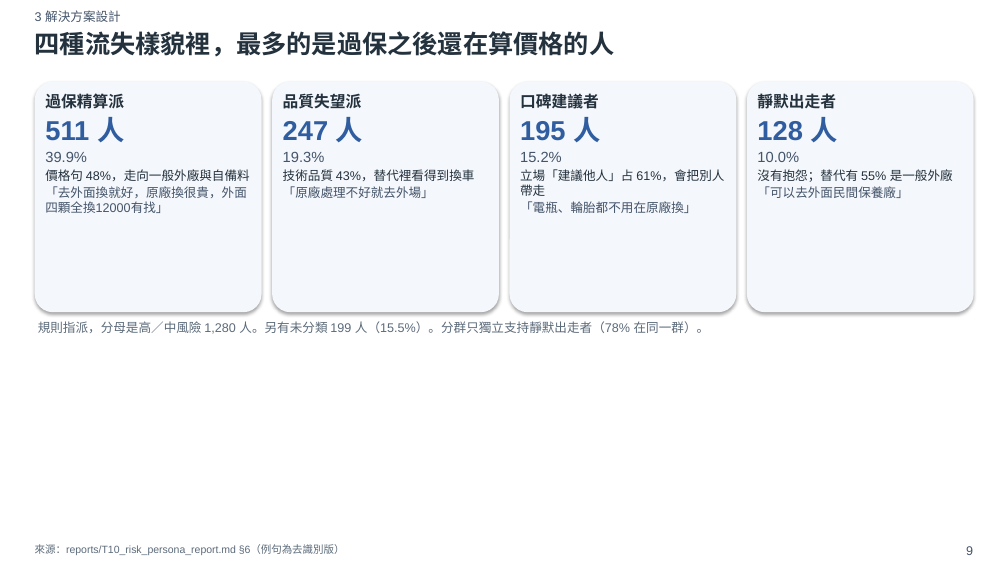
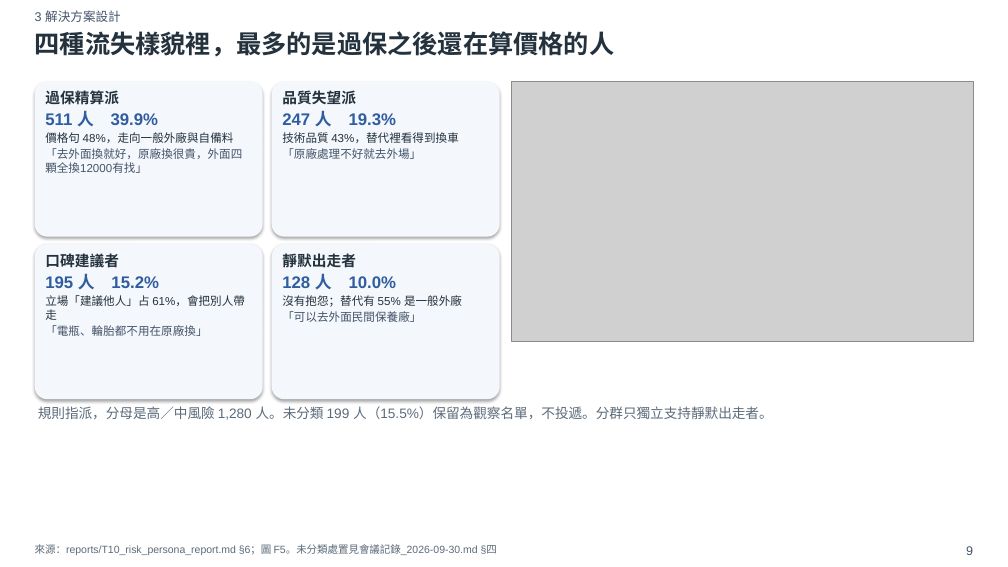
Before and after one commit to xxx789666/hotai-ai-hackathon-lexus, a slide deck: slide 9 of deck/初賽簡報_v0.pptx. Drawn at 1008x567 pixels with LibreOffice and Linux fonts; fonts in the diff are those of the drawing; grey boxes stand for pictures. Boxes give left, top, right and bottom in pixels: in the first picture for what was removed or moved away, otherwise in the second. Text is boxed around its words. In the diff, an @@ line names an element or a change of style, - is before the commit and + after.

Commit message:
初賽簡報升到 v1：套上已拍板的三層 KPI、選圖與導入時程。
附錄 A2 收來源差異、風險分布、校準與季趨勢，內容頁仍維持 15 頁。

```diff
--- a/deck/初賽簡報_v0.pptx
+++ b/deck/初賽簡報_v0.pptx
@@ rounded rectangle: place and size @@
-rounded rectangle at bbox=[35, 82, 262, 312]
+rounded rectangle at bbox=[35, 82, 263, 237]
@@ rounded rectangle: place and size @@
-rounded rectangle at bbox=[272, 82, 499, 312]
+rounded rectangle at bbox=[272, 82, 501, 237]
@@ picture added at bbox=[512, 82, 974, 342] @@
@@ text at bbox=[45, 117, 124, 142]: text changed; size 14 to 16 pt; text colour #44546A to #2F5D9F; bold on @@
-511 人
-39.9%
+511 人 39.9%
@@ text at bbox=[45, 90, 242, 173]: size 15 to 14 pt in "過保精算派"; size 12 to 11 pt in "價格句 48%，走向一般外廠與自備料", "「去外面換就好，原廠換很貴，外面四顆全換12000有找」" @@
@@ text at bbox=[282, 90, 458, 159]: size 15 to 14 pt in "品質失望派"; size 12 to 11 pt in "技術品質 43%，替代裡看得到換車", "「原廠處理不好就去外場」" @@
@@ text at bbox=[283, 117, 363, 142]: text changed; size 14 to 16 pt; text colour #44546A to #2F5D9F; bold on @@
-247 人
-19.3%
+247 人 19.3%
@@ text at bbox=[520, 117, 600, 142]: text changed; size 14 to 16 pt; text colour #44546A to #2F5D9F; bold on @@
-195 人
-15.2%
+195 人 15.2%
@@ text at bbox=[757, 117, 838, 142]: text changed; size 14 to 16 pt; text colour #44546A to #2F5D9F; bold on @@
-128 人
-10.0%
+128 人 10.0%
@@ rounded rectangle: place and size @@
-rounded rectangle at bbox=[510, 82, 737, 312]
+rounded rectangle at bbox=[35, 244, 263, 399]
@@ text "口碑建議者": place and size @@
-text "口碑建議者" at bbox=[520, 93, 724, 213]
+text "口碑建議者" at bbox=[45, 253, 245, 336]
@@ text at bbox=[45, 253, 245, 336]: size 15 to 14 pt in "口碑建議者"; size 12 to 11 pt in "立場「建議他人」占 61%，會把別人帶走", "「電瓶、輪胎都不用在原廠換」" @@
@@ rounded rectangle: place and size @@
-rounded rectangle at bbox=[747, 82, 974, 312]
+rounded rectangle at bbox=[272, 244, 501, 399]
@@ text "靜默出走者": place and size @@
-text "靜默出走者" at bbox=[757, 93, 953, 198]
+text "靜默出走者" at bbox=[282, 253, 462, 322]
@@ text at bbox=[282, 253, 462, 322]: size 15 to 14 pt in "靜默出走者"; size 12 to 11 pt in "沒有抱怨；替代有 55% 是一般外廠", "「可以去外面民間保養廠」" @@
@@ text at bbox=[38, 406, 773, 420]: text changed; size 12 to 13 pt @@
-規則指派，分母是高／中風險 1,280 人。另有未分類 199 人（15.5%）。分群只獨立支持靜默出走者（78% 在同一群）。
+規則指派，分母是高／中風險 1,280 人。未分類 199 人（15.5%）保留為觀察名單，不投遞。分群只獨立支持靜默出走者。
@@ text at bbox=[35, 544, 497, 555]: text changed @@
-來源：reports/T10_risk_persona_report.md §6（例句為去識別版）
+來源：reports/T10_risk_persona_report.md §6；圖 F5。未分類處置見會議記錄_2026-09-30.md §四
```
Also in this commit, not shown: 5 other slides changed, 4 slides added, 3 slides removed, 13 other files.
